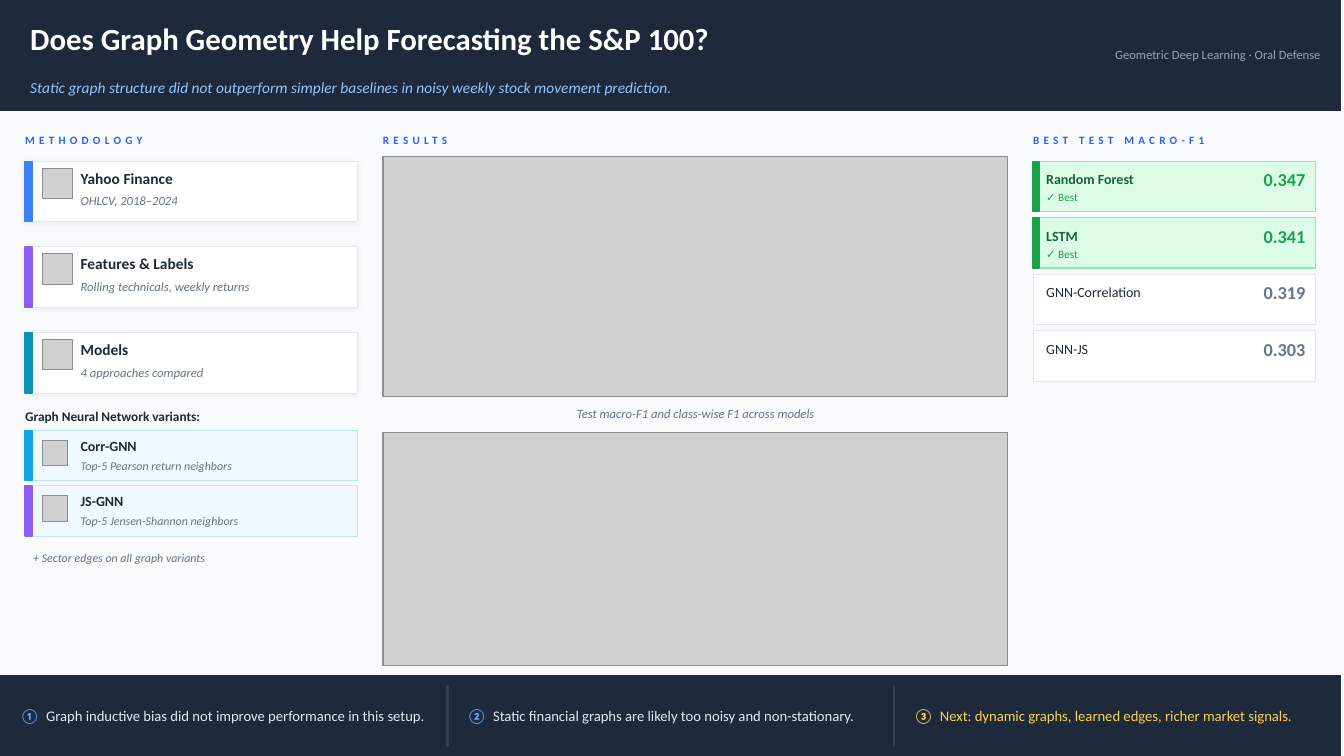
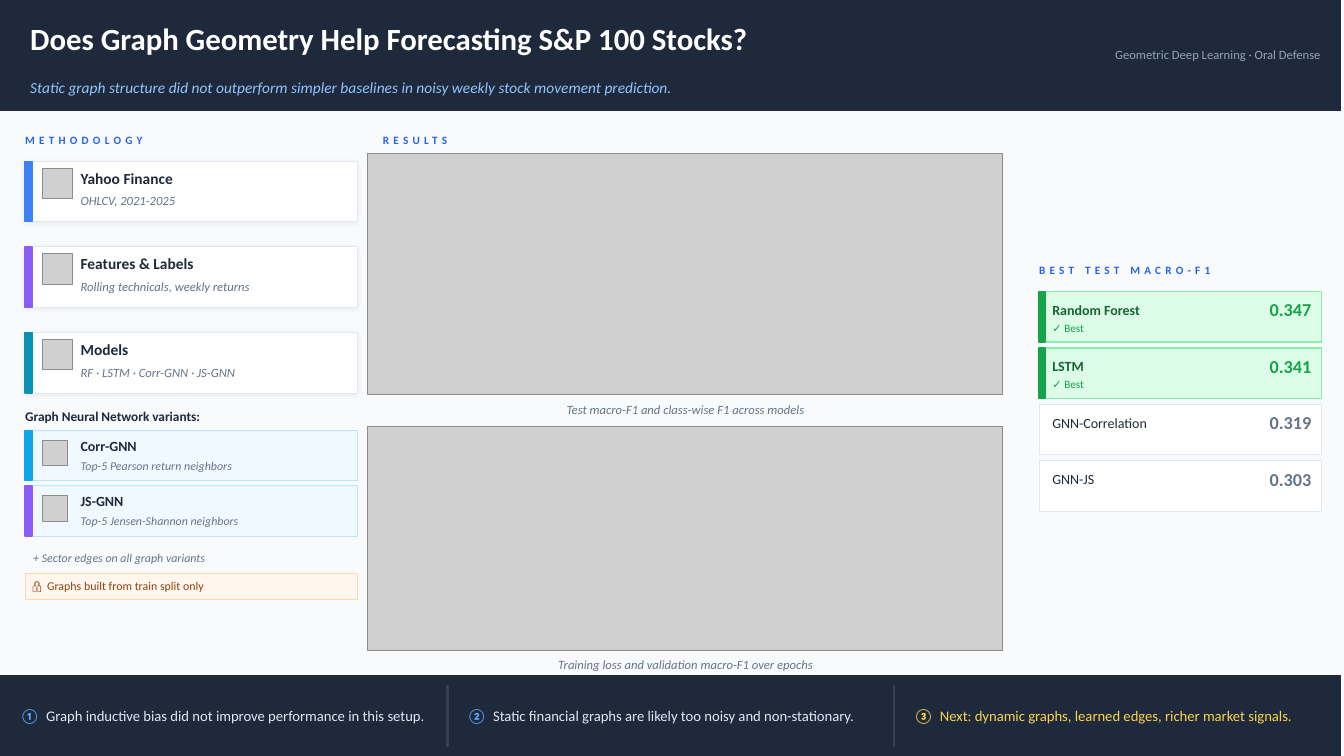
Before and after one commit to Javirios03/sp100-graph-forecasting, a slide deck: slide 1 of reports/Presentation.pptx. Drawn at 1344x756 pixels with LibreOffice and Linux fonts; fonts in the diff are those of the drawing; grey boxes stand for pictures; background and template pictures are left out. Boxes give left, top, right and bottom in pixels: in the first picture for what was removed or moved away, otherwise in the second. Text is boxed around its words. In the diff, an @@ line names an element or a change of style, - is before the commit and + after.

Commit message:
Update Final State for Presentation

```diff
--- a/reports/Presentation.pptx
+++ b/reports/Presentation.pptx
@@ text at (x1=30, y1=28, x2=747, y2=56): text changed @@
-Does Graph Geometry Help Forecasting the S&P 100?
+Does Graph Geometry Help Forecasting S&P 100 Stocks?
@@ picture resized from (x1=383, y1=156, x2=1008, y2=397) to (x1=368, y1=153, x2=1003, y2=394) @@
@@ rectangle removed at (x1=1033, y1=161, x2=1316, y2=212) @@
@@ text at (x1=81, y1=197, x2=175, y2=207): text changed @@
-OHLCV, 2018–2024
+OHLCV, 2021-2025
@@ 4 rectangles, 1 text moved together from (x1=1033, y1=218, x2=1316, y2=381) to (x1=1040, y1=291, x2=1322, y2=455) @@
@@ rectangle moved from (x1=1033, y1=161, x2=1040, y2=212) to (x1=1040, y1=348, x2=1046, y2=398) @@
@@ rectangle at (x1=1040, y1=348, x2=1322, y2=398): fill #FFFFFF to #DCFCE7; outline #E2E8F0 0.5 pt to #86EFAC 1 pt @@
@@ text at (x1=81, y1=369, x2=235, y2=377): text changed @@
-4 approaches compared
+RF · LSTM · Corr-GNN · JS-GNN
@@ text "✓ Best" moved from (x1=1058, y1=194, x2=1078, y2=201) to (x1=1064, y1=381, x2=1084, y2=388) @@
@@ text "Test macro-F1 and class-wise F1 ..." moved from (x1=577, y1=409, x2=815, y2=418) to (x1=567, y1=405, x2=804, y2=414) @@
@@ picture resized from (x1=383, y1=433, x2=1008, y2=666) to (x1=368, y1=426, x2=1003, y2=650) @@
@@ rectangle added at (x1=1040, y1=461, x2=1322, y2=511), fill #FFFFFF, outline #E2E8F0 0.5 pt @@
@@ 9 texts moved together from (x1=1033, y1=136, x2=1306, y2=356) to (x1=1039, y1=266, x2=1312, y2=486) @@
@@ rectangle added at (x1=25, y1=574, x2=358, y2=600), fill #FFF7ED, outline #FED7AA 0.75 pt @@
@@ text added at (x1=47, y1=581, x2=204, y2=592), 8.5 pt, text #92400E @@
+🔒 Graphs built from train split only
@@ text "Training loss and validation macro-F1 ..." rewrapped from (x1=568, y1=674, x2=823, y2=675) to (x1=558, y1=660, x2=813, y2=671) @@
```
Also in this commit, not shown: 1 other file.
